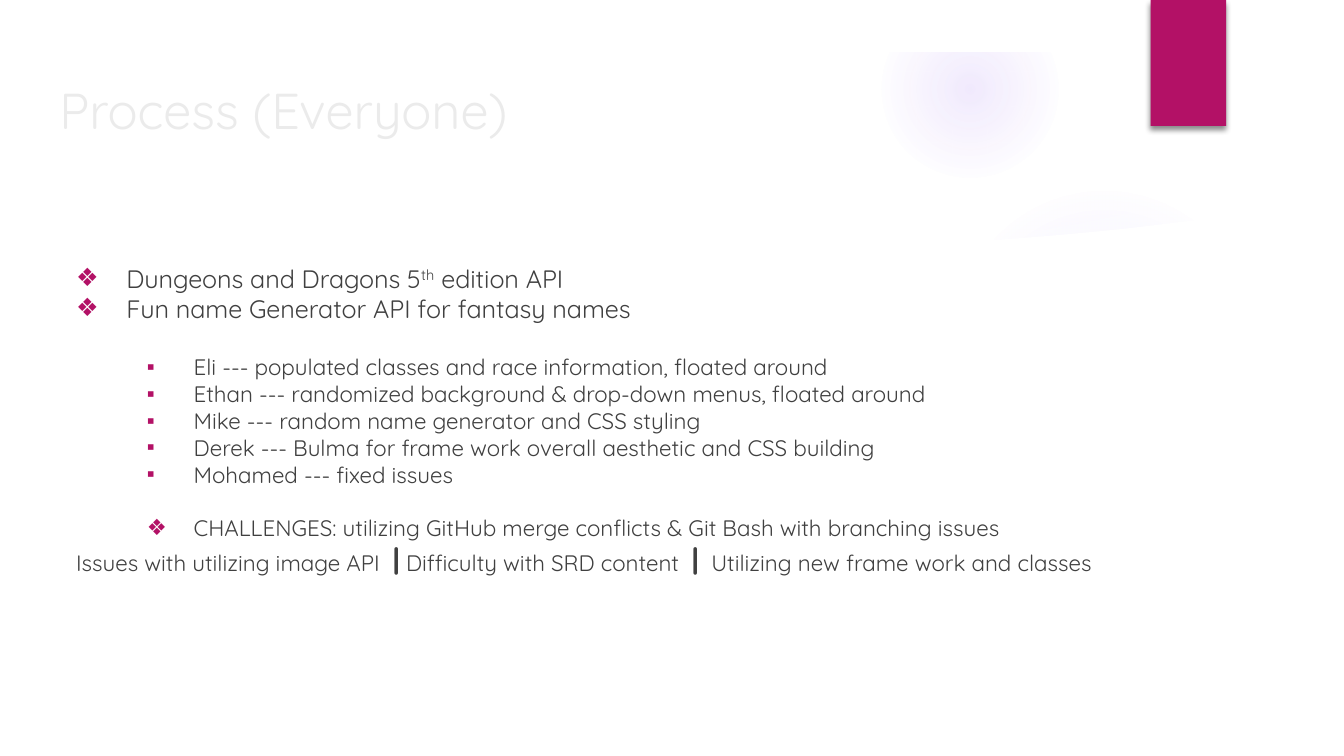
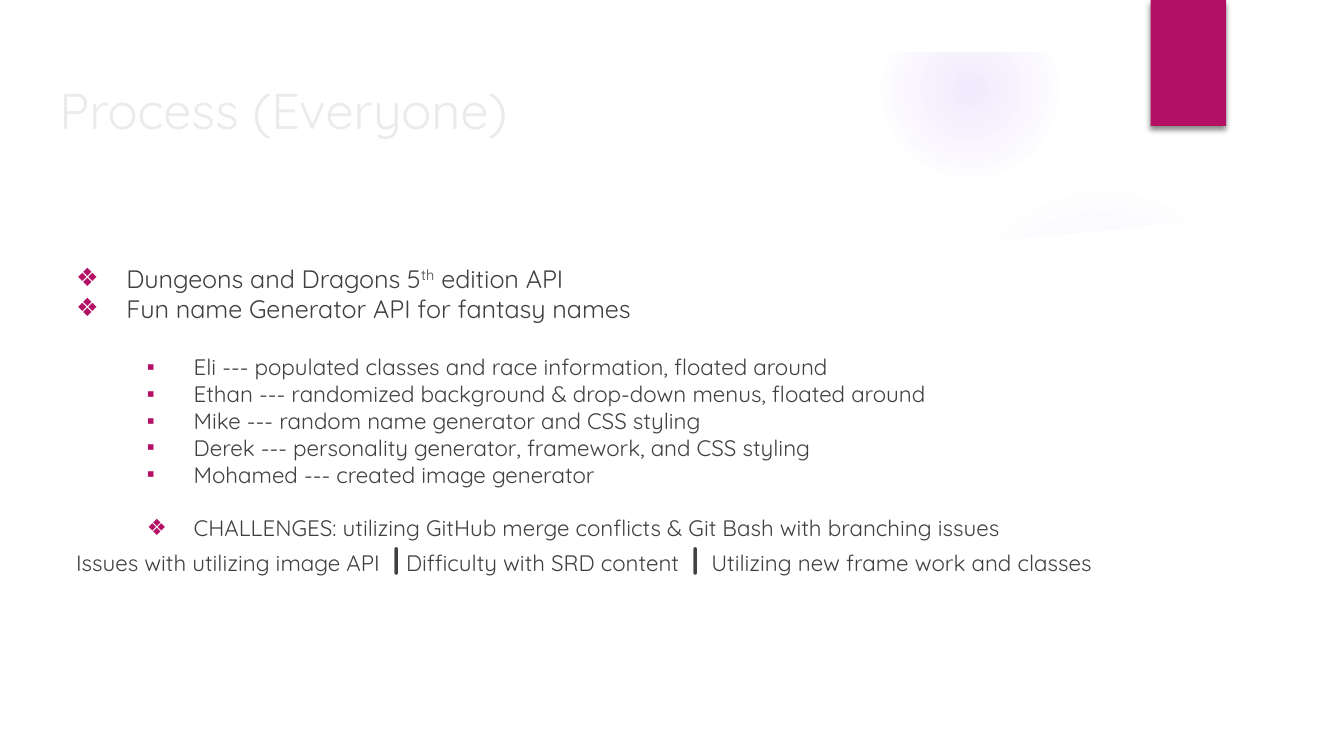
Before and after one commit to MiernickiElijah/Skulduggery, a slide deck: slide 4 of assets/Skulduggery.pptx. Drawn at 1344x756 pixels with LibreOffice and Linux fonts; fonts in the diff are those of the drawing; background and template pictures are left out. Boxes give left, top, right and bottom in pixels: in the first picture for what was removed or moved away, otherwise in the second. Text is boxed around its words. In the diff, an @@ line names an element or a change of style, - is before the commit and + after.

Commit message:
changes to PP

```diff
--- a/assets/Skulduggery.pptx
+++ b/assets/Skulduggery.pptx
@@ text at bbox=[194, 433, 810, 488]: text changed @@
-  ▪ Derek --- Bulma for frame work overall aesthetic and CSS building
-  ▪ Mohamed --- fixed issues
+  ▪ Derek --- personality generator, framework, and CSS styling
+  ▪ Mohamed --- created image generator
```
